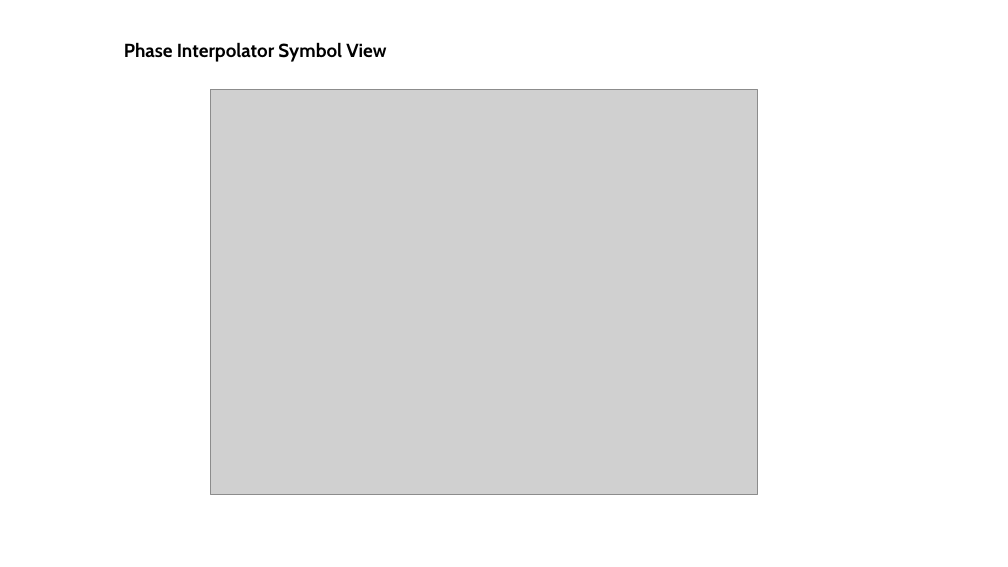
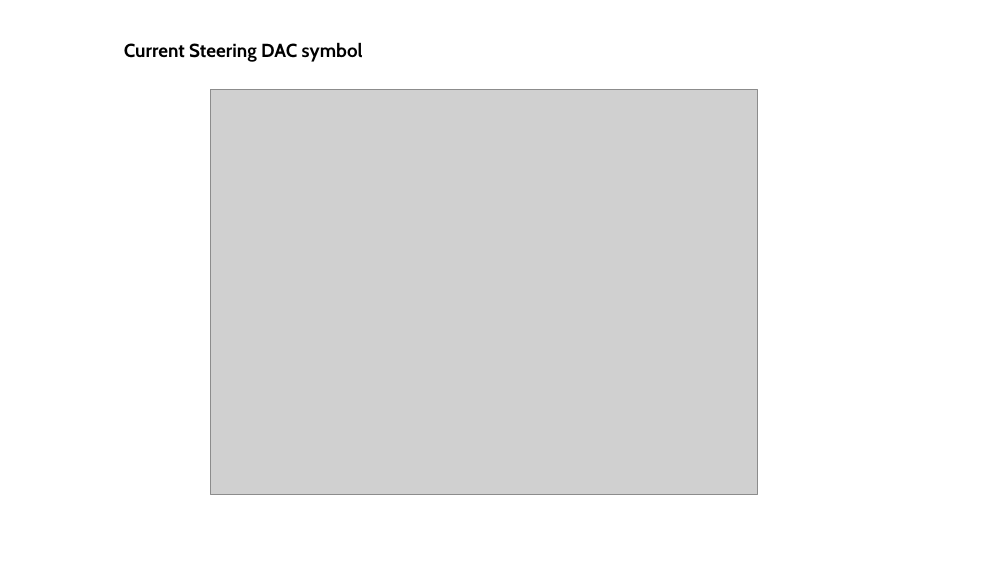
Before and after one commit to Fundacion-Fulgor/UNIC-CASS-Aug25, a slide deck: slide 2 of Diapositivas/DesignExampleRun_CurrentSteeringDAC.pptx. Drawn at 1008x567 pixels with LibreOffice and Linux fonts; fonts in the diff are those of the drawing; grey boxes stand for pictures. Boxes give left, top, right and bottom in pixels: in the first picture for what was removed or moved away, otherwise in the second. Text is boxed around its words. In the diff, an @@ line names an element or a change of style, - is before the commit and + after.

```diff
--- a/Diapositivas/DesignExampleRun_CurrentSteeringDAC.pptx
+++ b/Diapositivas/DesignExampleRun_CurrentSteeringDAC.pptx
@@ text at <box>124,42,363,62</box>: text changed @@
-Phase Interpolator Symbol View
+Current Steering DAC symbol
```
Also in this commit, not shown: 1 other slide changed.
